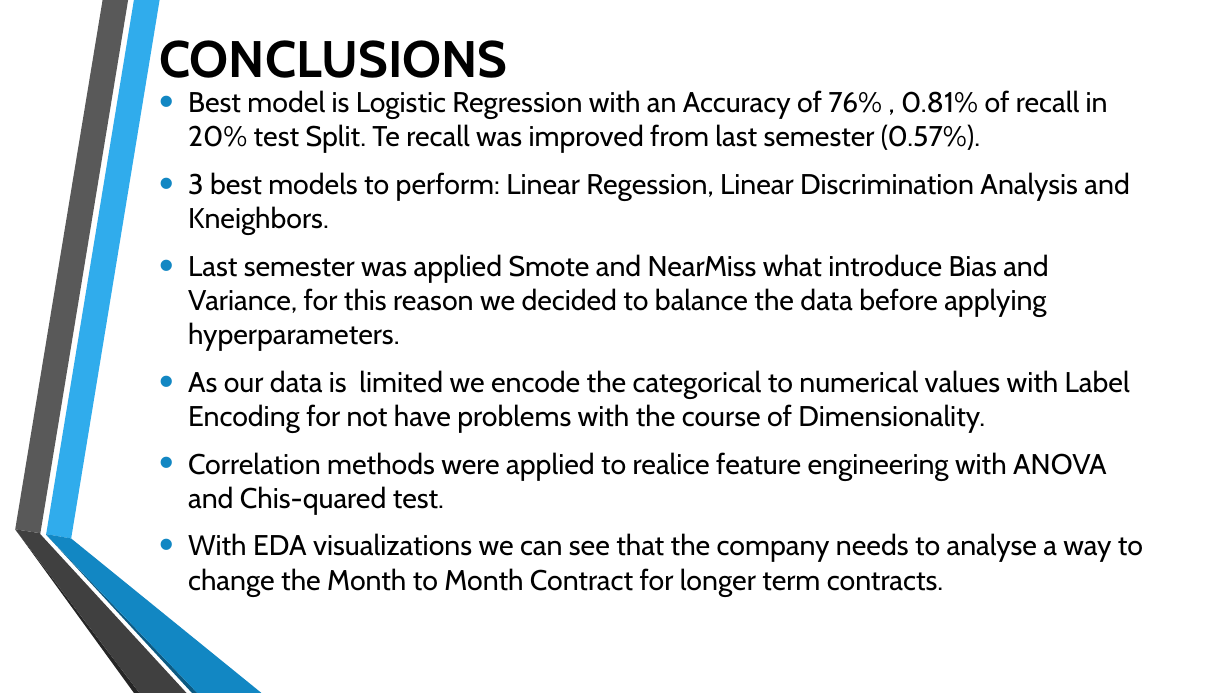
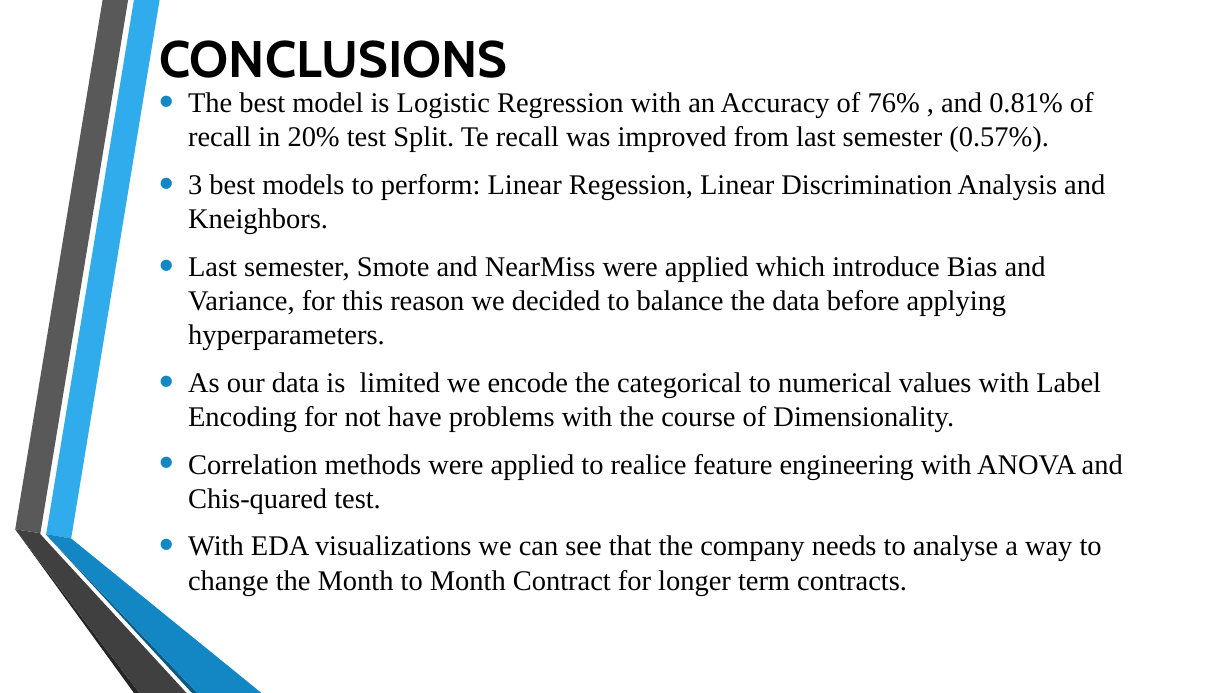
Before and after one commit to mijailbv/Churn_Prediction-Strategic_Thinking, a slide deck: slide 9 of Presentation.pptx. Drawn at 1232x693 pixels with LibreOffice and Linux fonts; fonts in the diff are those of the drawing; background and template pictures are left out. Boxes give left, top, right and bottom in pixels: in the first picture for what was removed or moved away, otherwise in the second. Text is boxed around its words. In the diff, an @@ line names an element or a change of style, - is before the commit and + after.

Commit message:
correcting spelling

```diff
--- a/Presentation.pptx
+++ b/Presentation.pptx
@@ text at <box>188,92,1094,152</box>: text changed; font Cabin to Times New Roman @@
-• Best model is Logistic Regression with an Accuracy of 76% , 0.81% of recall in 20% test Split. Te recall was improved from last semester (0.57%).
+• The best model is Logistic Regression with an Accuracy of 76% , and 0.81% of recall in 20% test Split. Te recall was improved from last semester (0.57%).
@@ text at <box>188,174,1123,596</box>: font Cabin to Times New Roman in "3 best models to perform: Linear Regession, ...", "As our data is limited we encode ...", "Correlation methods were applied to realice feature ...", "With EDA visualizations we can see that ..." @@
@@ text at <box>188,256,1046,350</box>: text changed; font Cabin to Times New Roman @@
-• Last semester was applied Smote and NearMiss what introduce Bias and Variance, for this reason we decided to balance the data before applying hyperparameters.
+• Last semester, Smote and NearMiss were applied which introduce Bias and Variance, for this reason we decided to balance the data before applying hyperparameters.
```
